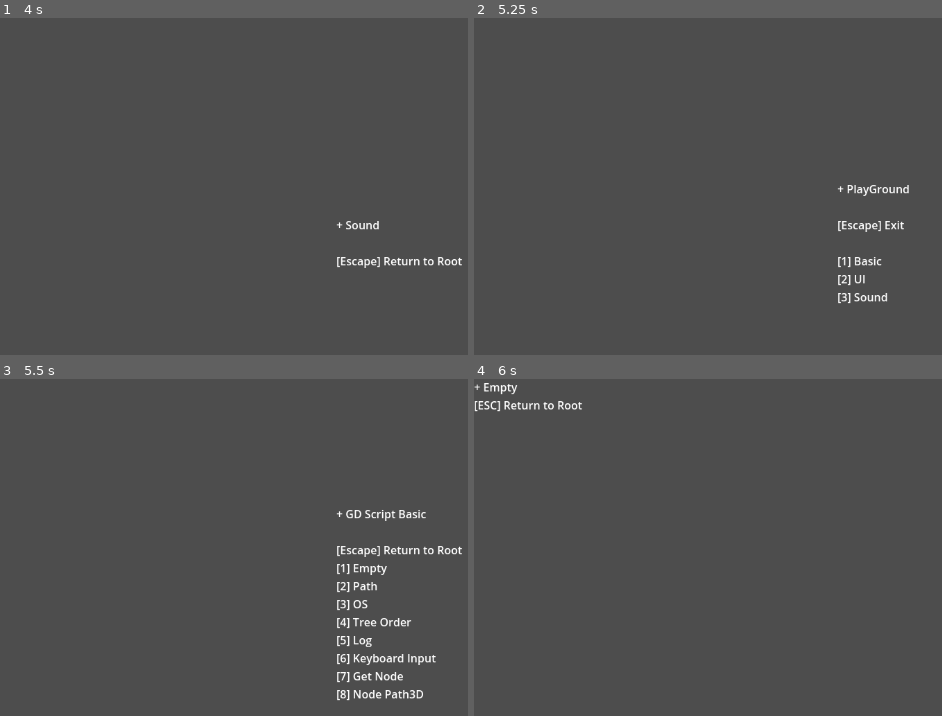
Above: before the commit, frames 1-4 (two rows, left to right).
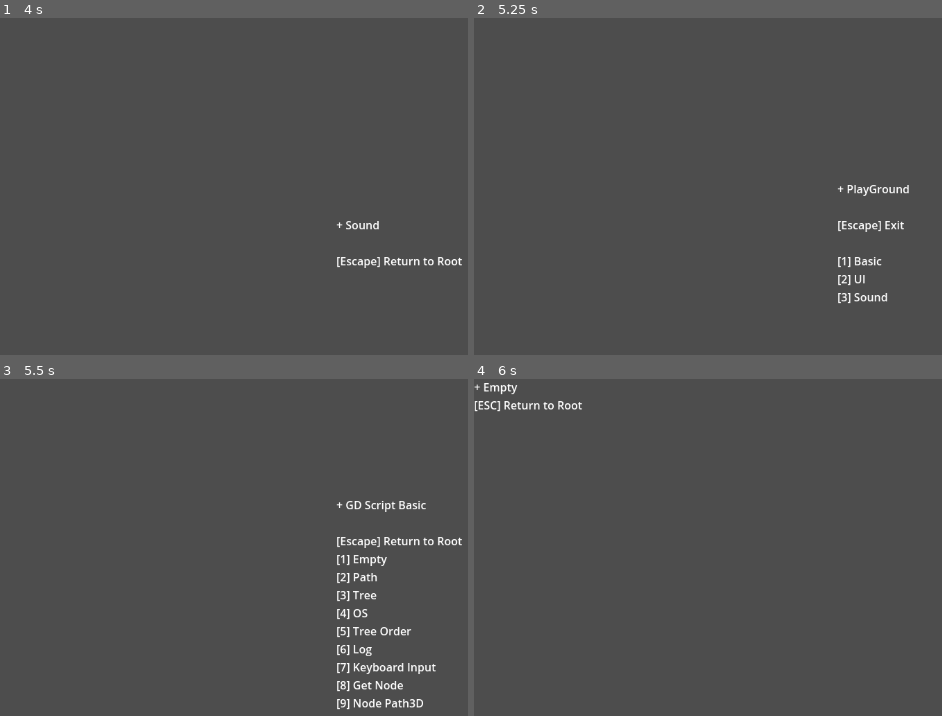
Above: after the commit, the same moments.

Repository: R2Road/godot_playground
Game: Godot game, scene res://playground_main.tscn
Same seed, same stepped clock (60 frames per second), same inputs: the game is played once before the commit and once after it.
Inputs:
- Up to frame 1 (4 s): tap Enter at 0.5, 2, 3.5 s; hold D 0.53-1.28 s; tap 3 at 0.6 s; tap 4 at 0.8, 1.35 s; tap Space at 1.25, 2.75 s; hold S 1.28-2.03 s; tap 5 at 1.55, 2.1 s; hold D 2.03-3.53 s; tap 6 at 2.3, 2.85 s; tap 7 at 3.05, 3.6 s; hold A from 3.53 s (still down); tap 8 at 3.8 s
- Up to frame 2 (5.25 s): tap Escape at 4.15 s; tap 8 at 4.35 s; tap 9 at 4.55, 5.1 s; tap Space at 5 s; release A at 5.03 s; hold S from 5.03 s (still down)
- Up to frame 3 (5.5 s): keep holding S; tap 1 at 5.3 s
- Up to frame 4 (6 s): release S at 5.78 s; hold D from 5.78 s (still down); tap 1 at 5.85 s

Frames 1-2 are identical in both runs. In frame 3, 4.2% of the frame differs, in the area x 72-99%, y 36-99%; in frame 4, nothing differs.

Commit message:
add scene : gds_basic_tree

Diff:
--- a/2d_ground/gds_basic/gds_basic_root.gd
+++ b/2d_ground/gds_basic/gds_basic_root.gd
@@ -12,9 +12,10 @@
 	pam.add_mover( "Return to Root", 	Key.KEY_ESCAPE, "res://playground_main.tscn" )
 	pam.add_mover( "Empty",  			Key.KEY_1, 		"res://gds_basic/gds_basic_EmptyScene.tscn" )
 	pam.add_mover( "Path",  			Key.KEY_2, 		"res://gds_basic/gds_basic_devpath.tscn" )
-	pam.add_mover( "OS", 				Key.KEY_3, 		"res://gds_basic/gds_basic_OSScene.tscn" )
-	pam.add_mover( "Tree Order", 		Key.KEY_4, 		"res://gds_basic/gds_basic_tree_order.tscn" )
-	pam.add_mover( "Log", 			Key.KEY_5, 		"res://gds_basic/gds_basic_LogScene.tscn" )
-	pam.add_mover( "Keyboard Input", 	Key.KEY_6, 		"res://gds_basic/gds_basic_KeyboardInputScene.tscn" )
-	pam.add_mover( "Get Node", 		Key.KEY_7, 		"res://gds_basic/gds_basic_GetNodeScene.tscn" )
-	pam.add_mover( "Node Path3D", 	Key.KEY_8, 		"res://gds_basic/gds_basic_NodePathScene.tscn" )
+	pam.add_mover( "Tree",  			Key.KEY_3, 		"res://gds_basic/gds_basic_tree.tscn" )
+	pam.add_mover( "OS", 				Key.KEY_4, 		"res://gds_basic/gds_basic_OSScene.tscn" )
+	pam.add_mover( "Tree Order", 		Key.KEY_5, 		"res://gds_basic/gds_basic_tree_order.tscn" )
+	pam.add_mover( "Log", 				Key.KEY_6, 		"res://gds_basic/gds_basic_LogScene.tscn" )
+	pam.add_mover( "Keyboard Input", 	Key.KEY_7, 		"res://gds_basic/gds_basic_KeyboardInputScene.tscn" )
+	pam.add_mover( "Get Node", 			Key.KEY_8, 		"res://gds_basic/gds_basic_GetNodeScene.tscn" )
+	pam.add_mover( "Node Path3D", 		Key.KEY_9, 		"res://gds_basic/gds_basic_NodePathScene.tscn" )
--- /dev/null
+++ b/2d_ground/gds_basic/gds_basic_tree.gd
@@ -0,0 +1,46 @@
+extends PlaygroundScene
+
+
+
+############################ Override ############################
+func _init():
+	super._init()
+
+	scene_type = eSceneType.TEST
+
+	pam.set_name( "Tree" )
+	pam.add_mover( "Exit",	Key.KEY_ESCAPE,	"res://gds_basic/gds_basic_root.tscn" )
+
+
+func _ready():
+	super._ready()
+
+	var tree_string : String
+
+	# Subject
+	tree_string += "# root scene은 항상 존재 하며 그 아래에 사용자가 정의한 main scene이 배치된다"
+
+	tree_string += "\n\n"
+	tree_string += "\n\n"
+
+	# root name
+	tree_string += "# get_tree().root.name"
+	tree_string += "\n"
+	tree_string += ( "     > " + get_tree().root.name )
+
+	tree_string += "\n\n"
+
+	# children name
+	tree_string += "# get_tree().root.get_children() ~ name"
+	tree_string += "\n"
+	for c in get_tree().root.get_children():
+		tree_string += ( "     > " + c.name )
+
+	var label = Label.new()
+	label.add_theme_color_override( "font_color", Color( 0, 1, 0, 1 ) )
+	label.text = tree_string
+	label.set_position(
+		Vector2( get_viewport().size.x * 0.5, get_viewport().size.y * 0.5 )
+		- Vector2( label.get_minimum_size().x * 0.5, label.get_minimum_size().y * 0.5 )
+	)
+	add_child( label )
--- /dev/null
+++ b/2d_ground/gds_basic/gds_basic_tree.tscn
@@ -0,0 +1,6 @@
+[gd_scene load_steps=2 format=3 uid="uid://meciqyjgafts"]
+
+[ext_resource type="Script" path="res://gds_basic/gds_basic_tree.gd" id="1_0f3j7"]
+
+[node name="gds_basic_tree" type="Node2D"]
+script = ExtResource("1_0f3j7")
